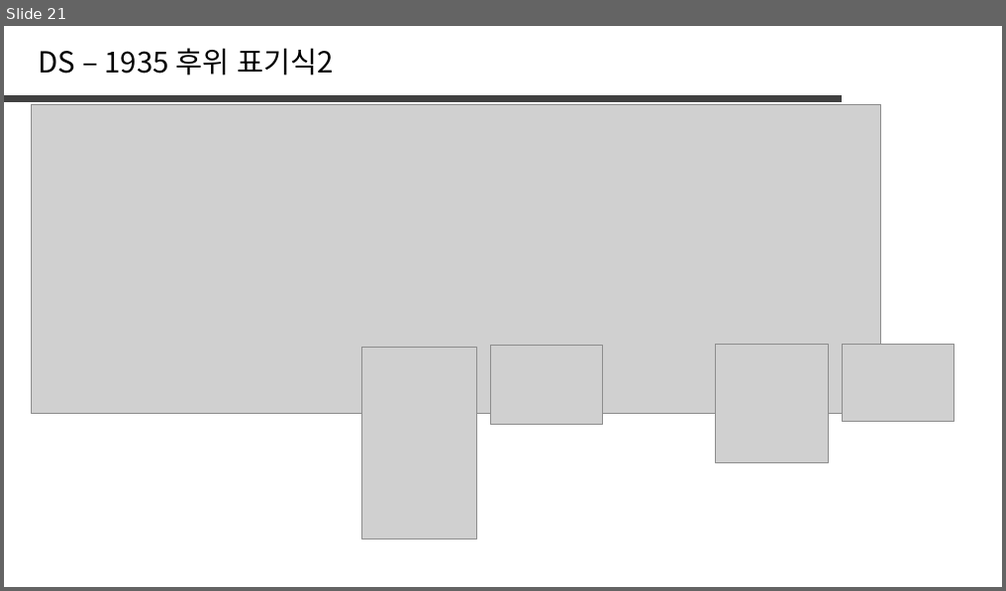
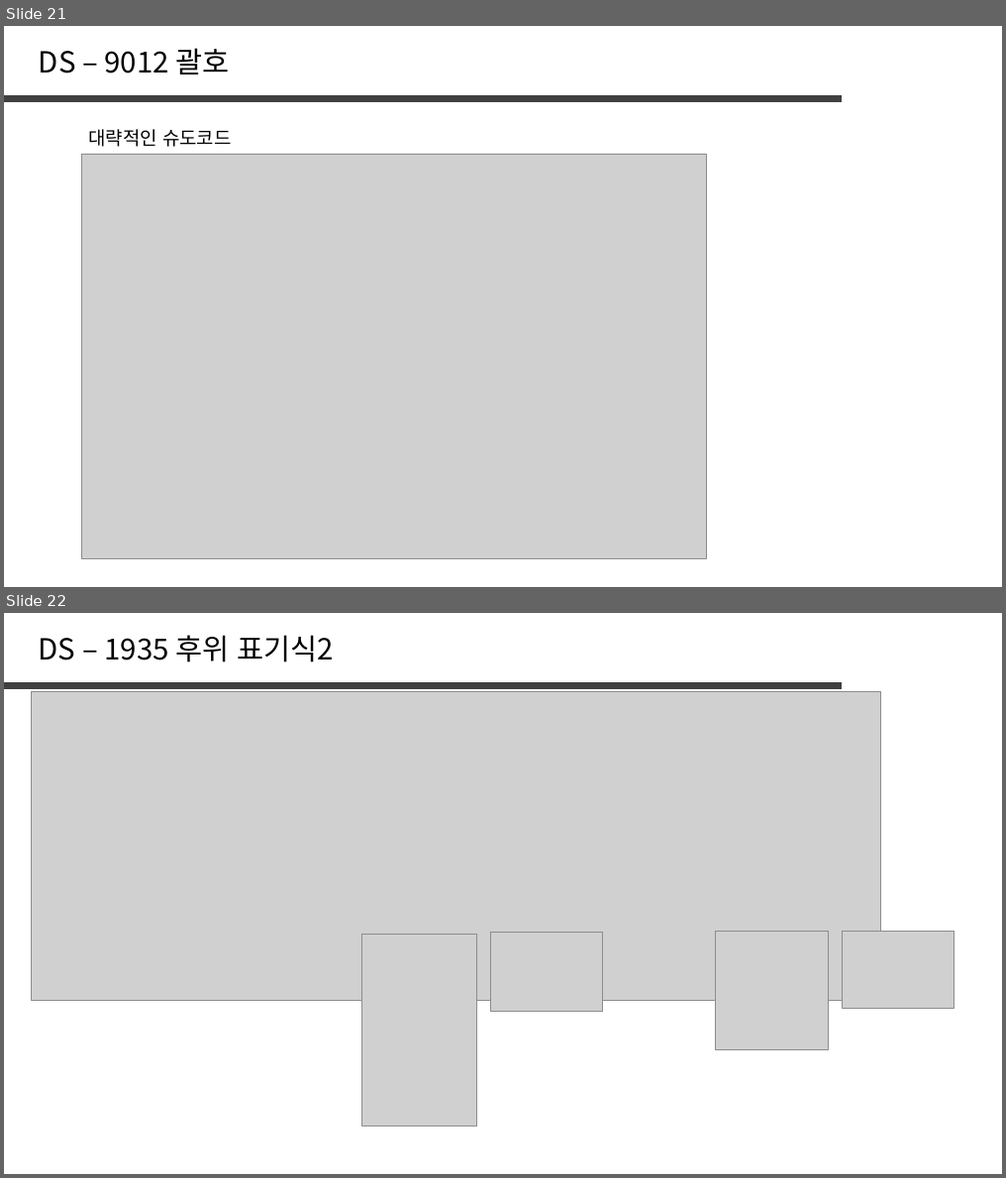
Before and after one commit to jaehoo1/PS-study, a slide deck: study/7_Stack, Queue, List.pptx. Shown one above the other, each under a label of ours: slide 21 before the commit, slides 21 and 22 after it. The pictures are 1006x591 and 1006x1178 pixels, drawn with LibreOffice and Linux fonts; fonts in the diff are those of the drawing; grey boxes stand for pictures. Boxes give left, top, right and bottom in pixels: in the first picture for what was removed or moved away, otherwise in the second. Text is boxed around its words. In the diff, an @@ line names an element or a change of style, - is before the commit and + after.

```diff
--- a/study/7_Stack, Queue, List.pptx
+++ b/study/7_Stack, Queue, List.pptx
@@ slide 21 added at (x1=4, y1=26, x2=1002, y2=587), background #FFFFFF @@
@@ text added at (x1=39, y1=48, x2=229, y2=75), 28 pt, text #000000 @@
+DS – 9012 괄호
@@ line added from (4, 98) to (843, 98), #404040 6 pt @@
@@ text added at (x1=88, y1=129, x2=232, y2=147), 18 pt, text #000000 @@
+대략적인 슈도코드
@@ picture added at (x1=81, y1=154, x2=706, y2=560) @@
@@ what was slide 21 is now slide 22 @@
```
Also in this commit, not shown: 2 slides changed.
